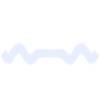
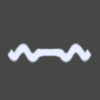
Two versions of the same layered image (100x100). Layer-by-layer changes:
painted on "Background" over [left=0, top=41, right=100, bottom=67]
showed "Background #1" over [left=0, top=0, right=100, bottom=100]
